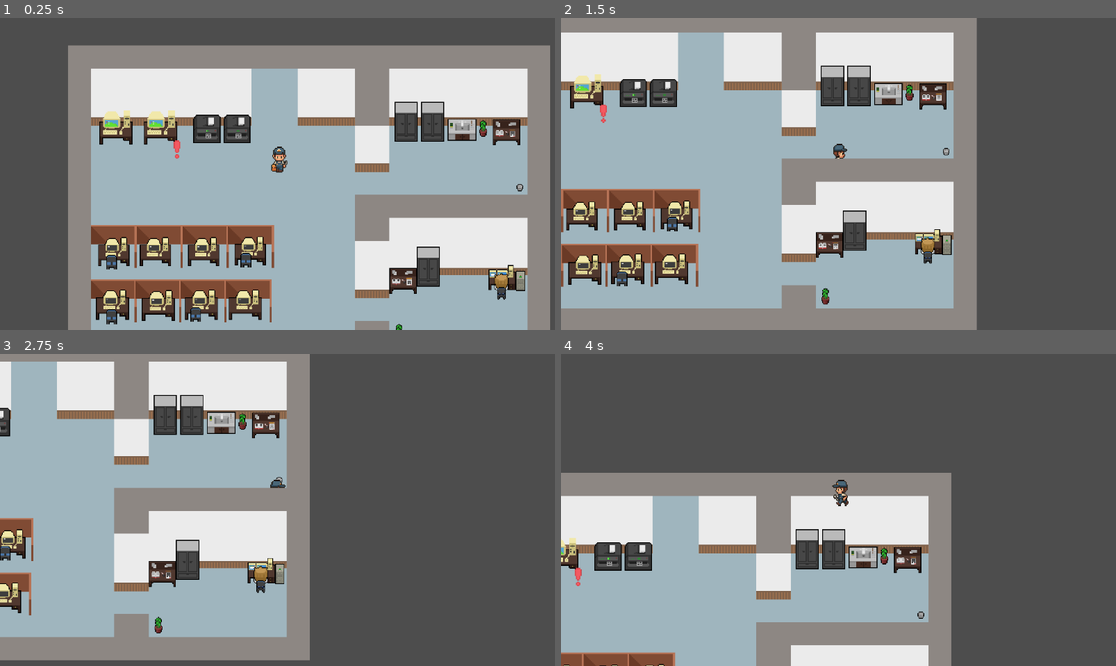
Above: before the commit, frames 1-4 (two rows, left to right).
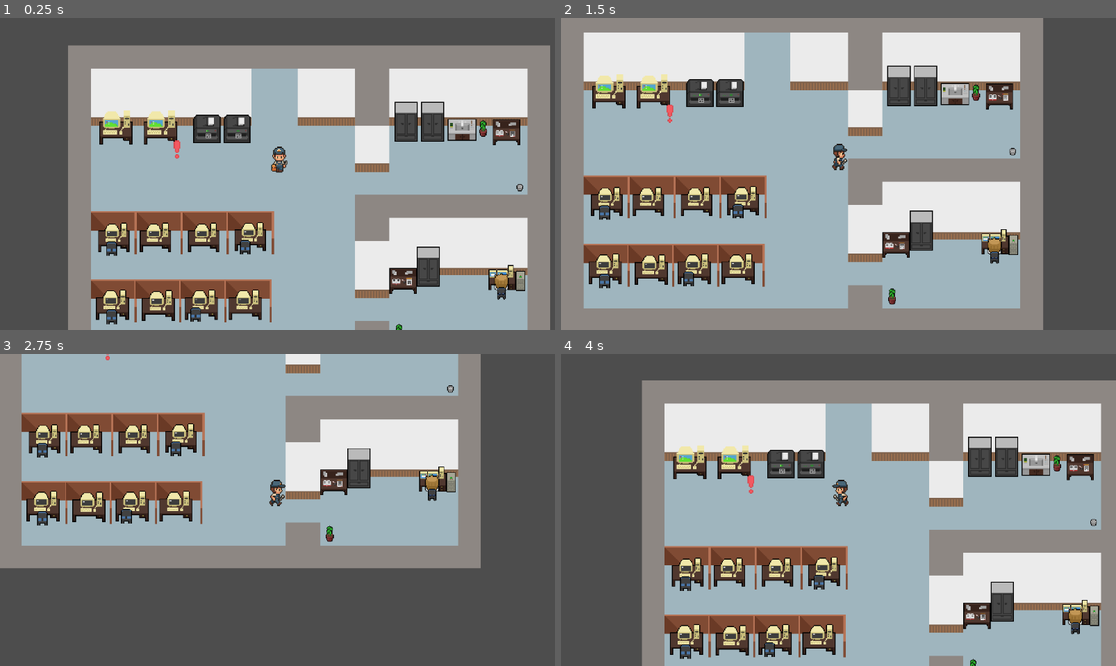
Above: after the commit, the same moments.

Repository: Lenni707/gamejam
Game: Godot game, scene res://Scenes/game.tscn
Same seed, same stepped clock (60 frames per second), same inputs: the game is played once before the commit and once after it.
Inputs:
- Up to frame 1 (0.25 s): no input
- Up to frame 2 (1.5 s): tap Enter at 0.5 s; hold D (right) 0.53-1.28 s; tap E (Interagieren) at 0.6, 1.35 s; hold S (down) from 1.28 s (still down)
- Up to frame 3 (2.75 s): release S (down) at 2.03 s; hold D (right) from 2.03 s (still down); tap E (Interagieren) at 2.1 s
- Up to frame 4 (4 s): release D (right) at 2.78 s; hold W (up) 2.78-3.53 s; tap E (Interagieren) at 2.85, 3.6 s; hold A (left) from 3.53 s (still down)

The runs differ from the first frame. In frame 1, 4.6% of the frame differs, in the area x 16-50%, y 61-81%; in frame 2, 45%; in frame 3, 65%; in frame 4, 77%, in the area x 0-100%, y 8-100%.

Commit message:
Collisions mit Items

Diff:
--- a/Scenes/game.tscn
+++ b/Scenes/game.tscn
@@ -4111,7 +4111,31 @@
 size = Vector2(33, 391)
 
 [sub_resource type="RectangleShape2D" id="RectangleShape2D_ewbju"]
-size = Vector2(241, 82)
+size = Vector2(241, 86)
+
+[sub_resource type="RectangleShape2D" id="RectangleShape2D_7nbq1"]
+size = Vector2(225, 79)
+
+[sub_resource type="RectangleShape2D" id="RectangleShape2D_exi56"]
+size = Vector2(321, 79)
+
+[sub_resource type="RectangleShape2D" id="RectangleShape2D_7t8sx"]
+size = Vector2(48, 65)
+
+[sub_resource type="RectangleShape2D" id="RectangleShape2D_mg4q0"]
+size = Vector2(48, 47)
+
+[sub_resource type="RectangleShape2D" id="RectangleShape2D_vm72l"]
+size = Vector2(118, 20)
+
+[sub_resource type="RectangleShape2D" id="RectangleShape2D_22asu"]
+size = Vector2(80, 20)
+
+[sub_resource type="RectangleShape2D" id="RectangleShape2D_fkdbe"]
+size = Vector2(192.5, 20)
+
+[sub_resource type="RectangleShape2D" id="RectangleShape2D_81klo"]
+size = Vector2(253, 52)
 
 [node name="game" type="Node2D"]
 script = ExtResource("1_nnt18")
@@ -4121,33 +4145,71 @@
 format = 2
 layer_0/tile_data = PackedInt32Array(-786448, 1966080, 5, -720912, 1966080, 5, -655376, 1966080, 5, -589840, 1966080, 5 …(24820 unchanged characters)…
 
-[node name="StaticBody2D" type="StaticBody2D" parent="TileMap"]
-
-[node name="CollisionShape2D" type="CollisionShape2D" parent="TileMap/StaticBody2D"]
+[node name="Walls" type="StaticBody2D" parent="TileMap"]
+
+[node name="CollisionShape2D" type="CollisionShape2D" parent="TileMap/Walls"]
 position = Vector2(49, 192.5)
 shape = SubResource("RectangleShape2D_85qyi")
 
-[node name="CollisionShape2D2" type="CollisionShape2D" parent="TileMap/StaticBody2D"]
+[node name="CollisionShape2D2" type="CollisionShape2D" parent="TileMap/Walls"]
 position = Vector2(47, -224)
 shape = SubResource("RectangleShape2D_85qyi")
 
-[node name="CollisionShape2D3" type="CollisionShape2D" parent="TileMap/StaticBody2D"]
+[node name="CollisionShape2D3" type="CollisionShape2D" parent="TileMap/Walls"]
 position = Vector2(-272.5, -12.5)
 shape = SubResource("RectangleShape2D_iivbl")
 
-[node name="CollisionShape2D4" type="CollisionShape2D" parent="TileMap/StaticBody2D"]
+[node name="CollisionShape2D4" type="CollisionShape2D" parent="TileMap/Walls"]
 position = Vector2(369, -17)
 shape = SubResource("RectangleShape2D_iivbl")
 
-[node name="Wall" type="Sprite2D" parent="TileMap/StaticBody2D"]
+[node name="Wall" type="Sprite2D" parent="TileMap/Walls"]
 z_index = 45
 position = Vector2(232.5, -16.125)
 scale = Vector2(4.15517, 0.786585)
 texture = ExtResource("17_ewbju")
 
-[node name="CollisionShape2D5" type="CollisionShape2D" parent="TileMap/StaticBody2D"]
-position = Vector2(232.5, 39)
+[node name="CollisionShape2D5" type="CollisionShape2D" parent="TileMap/Walls"]
+position = Vector2(232.5, 37)
 shape = SubResource("RectangleShape2D_ewbju")
+
+[node name="CollisionShape2D7" type="CollisionShape2D" parent="TileMap/Walls"]
+position = Vector2(-144.5, -167.5)
+shape = SubResource("RectangleShape2D_7nbq1")
+
+[node name="CollisionShape2D8" type="CollisionShape2D" parent="TileMap/Walls"]
+position = Vector2(192.5, -167.5)
+shape = SubResource("RectangleShape2D_exi56")
+
+[node name="CollisionShape2D9" type="CollisionShape2D" parent="TileMap/Walls"]
+position = Vector2(136, -96.5)
+shape = SubResource("RectangleShape2D_7t8sx")
+
+[node name="CollisionShape2D6" type="CollisionShape2D" parent="TileMap/Walls"]
+position = Vector2(136, 88.5)
+shape = SubResource("RectangleShape2D_mg4q0")
+
+[node name="Items" type="StaticBody2D" parent="TileMap"]
+
+[node name="CollisionShape2D" type="CollisionShape2D" parent="TileMap/Items"]
+position = Vector2(-197, -124)
+shape = SubResource("RectangleShape2D_vm72l")
+
+[node name="CollisionShape2D2" type="CollisionShape2D" parent="TileMap/Items"]
+position = Vector2(-73, -125)
+shape = SubResource("RectangleShape2D_22asu")
+
+[node name="CollisionShape2D3" type="CollisionShape2D" parent="TileMap/Items"]
+position = Vector2(255.75, -120)
+shape = SubResource("RectangleShape2D_fkdbe")
+
+[node name="CollisionShape2D4" type="CollisionShape2D" parent="TileMap/Items"]
+position = Vector2(-128, 17)
+shape = SubResource("RectangleShape2D_81klo")
+
+[node name="CollisionShape2D5" type="CollisionShape2D" parent="TileMap/Items"]
+position = Vector2(-130.5, 113)
+shape = SubResource("RectangleShape2D_81klo")
 
 [node name="Items" type="Node" parent="."]
 
@@ -4235,7 +4297,7 @@
 [node name="office_trenner" type="Node" parent="."]
 
 [node name="Office-partitions-1" type="Sprite2D" parent="office_trenner"]
-position = Vector2(-224, 38)
+position = Vector2(-224, 19)
 texture = ExtResource("12_iivbl")
 
 [node name="Office-partitions-5" type="Sprite2D" parent="office_trenner"]
@@ -4255,36 +4317,36 @@
 texture = ExtResource("12_iivbl")
 
 [node name="Office-partitions-2" type="Sprite2D" parent="office_trenner"]
-position = Vector2(-160, 38)
+position = Vector2(-160, 19)
 texture = ExtResource("12_iivbl")
 
 [node name="Office-partitions-3" type="Sprite2D" parent="office_trenner"]
-position = Vector2(-96, 38)
+position = Vector2(-96, 19)
 texture = ExtResource("12_iivbl")
 
 [node name="Office-partitions-4" type="Sprite2D" parent="office_trenner"]
-position = Vector2(-33, 38)
+position = Vector2(-33, 19)
 texture = ExtResource("12_iivbl")
 
 [node name="desks" type="Node" parent="."]
 
 [node name="Desk-with-pc" type="Sprite2D" parent="desks"]
-position = Vector2(-224, 49)
+position = Vector2(-224, 29)
 scale = Vector2(1.15625, 1.15625)
 texture = ExtResource("10_ewbju")
 
 [node name="Desk-with-pc2" type="Sprite2D" parent="desks"]
-position = Vector2(-34, 48)
+position = Vector2(-34, 28)
 scale = Vector2(1.15625, 1.15625)
 texture = ExtResource("10_ewbju")
 
 [node name="Desk-with-pc3" type="Sprite2D" parent="desks"]
-position = Vector2(-99, 49)
+position = Vector2(-99, 29)
 scale = Vector2(1.15625, 1.15625)
 texture = ExtResource("10_ewbju")
 
 [node name="Desk-with-pc4" type="Sprite2D" parent="desks"]
-position = Vector2(-166, 49)
+position = Vector2(-166, 29)
 scale = Vector2(1.15625, 1.15625)
 texture = ExtResource("10_ewbju")
 
@@ -4316,7 +4378,7 @@
 
 [node name="Chair" type="Sprite2D" parent="Chairs"]
 z_index = 2
-position = Vector2(-227, 62)
+position = Vector2(-227, 43)
 scale = Vector2(1.26, 1.26)
 texture = ExtResource("14_1phco")
 
@@ -4328,7 +4390,7 @@
 
 [node name="Chair2" type="Sprite2D" parent="Chairs"]
 z_index = 2
-position = Vector2(-40, 59)
+position = Vector2(-41, 41)
 scale = Vector2(1.26, 1.26)
 texture = ExtResource("14_1phco")
 
Not shown: 1 places in Scenes/game.tscn that only renumber resources
